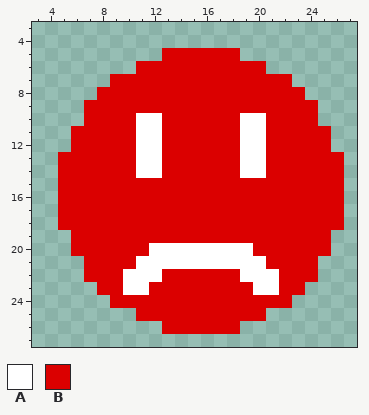
Pixel-art file -- Assets/Sprites/Foods.aseprite. Above: the version before the commit.
32x32 pixels, 1 frame. Shown: x 3..27, y 3..27.
Palette (. is transparent): A #ffffff  B #db0000
New version:
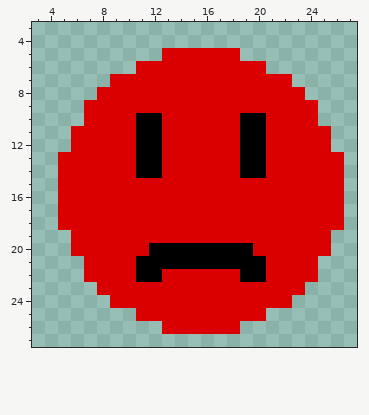
Edits made:
@@ palette @@
-A #ffffff
+A #000000
--- layer "NegatiueFace"
@@ x 8..23 @@
 21 BBBAAAAAAAAAABBB
-22 BBAAABBBBBBAAABB
-23 BBAABBBBBBBBAABB
+22 BBBAABBBBBBAABBB
+23 BBBBBBBBBBBBBBBB
 24 .BBBBBBBBBBBBBB.
